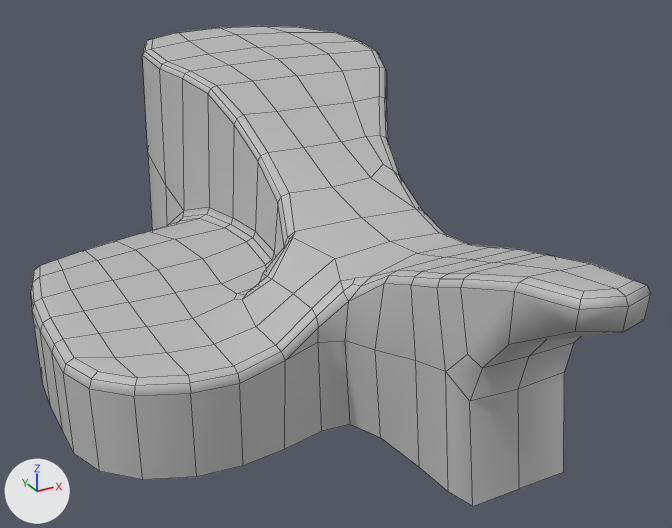
A saved change to the FBX model Assets/Johan/environment/twin_01.fbx.
The view is the same before and after, from a camera (50 mm lens) standing at (-1.07, -2.28, 1.33) and looking at (0.12, -0.12, 0.25). Lighting does not change. The marker at lower left points along +X, +Y and +Z. Mesh edges are drawn as thin lines. Where no turn or scale is listed for an object, it has been applied to the vertices.

The older version as bpy lines, for what is in view:
```python
me_mesh = bpy.data.meshes.new('Mesh')
me_mesh.from_pydata(...)  # 336 vertices, 307 faces; spans x -0.7..0.7, y -1.16..1.16, z -0.04..0.72
me_mesh.materials.append(mat_lambert1)  # grey #bcbcbc
ob_twin_island_01 = bpy.data.objects.new('twin_island_01', me_mesh)
ob_twin_island_01.location = (0.0, 0.0, 0.0)
```
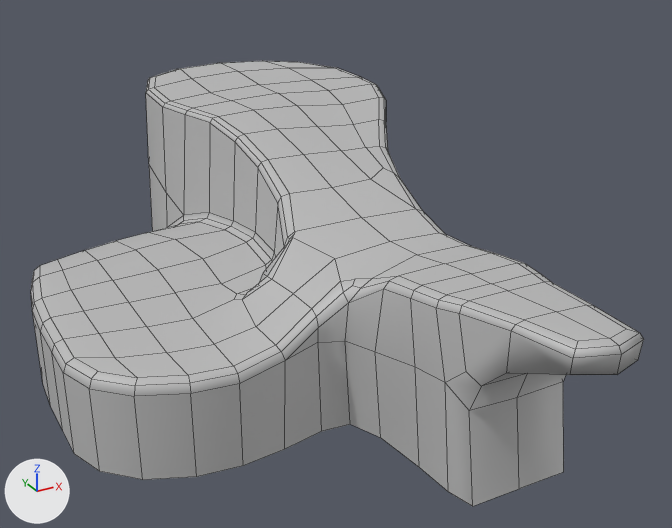
Commit message: lowerd the twin islands

Location of each change, (x1, y1, x2, y2) in pixels of the pictures (672 x 528 px; the box of a moved part takes in the faces that stretch with it):
'twin_island_01', reshaped (7% shorter)
    before: (31, 26, 651, 506)
    after: (31, 61, 644, 506)
part 1 of me_mesh, moved or reshaped
    before: (142, 26, 422, 259)
    after: (146, 61, 422, 259)
part 2 of me_mesh, moved or reshaped
    before: (345, 243, 651, 506)
    after: (345, 245, 644, 506)

What the commit changed:
me_mesh is used by ob_twin_island_01; location (0.0, 0.0, 0.0).
me_mesh had 336 vertices, 307 faces and spanned x -0.7..0.7, y -1.16..1.16, z -0.04..0.72.
me_mesh now has 336 vertices, 307 faces and spans x -0.7..0.7, y -1.16..1.16, z -0.04..0.59.
me_mesh part 1: 93 of 336 vertices moved; they spanned x -0.11..0.7, y 0.02..1.16, z 0.13..0.72 and now span x -0.11..0.7, y 0.02..1.16, z 0.12..0.59; mean shift (0.0, 0.0, -0.09); largest move (0.12, 1.1, 0.72) -> (0.12, 1.1, 0.59).
me_mesh part 2: all 64 vertices in x 0.01..0.35, y -1.16..-0.57, z 0.21..0.57 are multiplied about their middle by the matrix ((1.0, 0.0, 0.0), (0.0, 1.0, 0.0), (-0.002, 0.122, 0.848)), then moved by (0.0, 0.0, -0.05).
